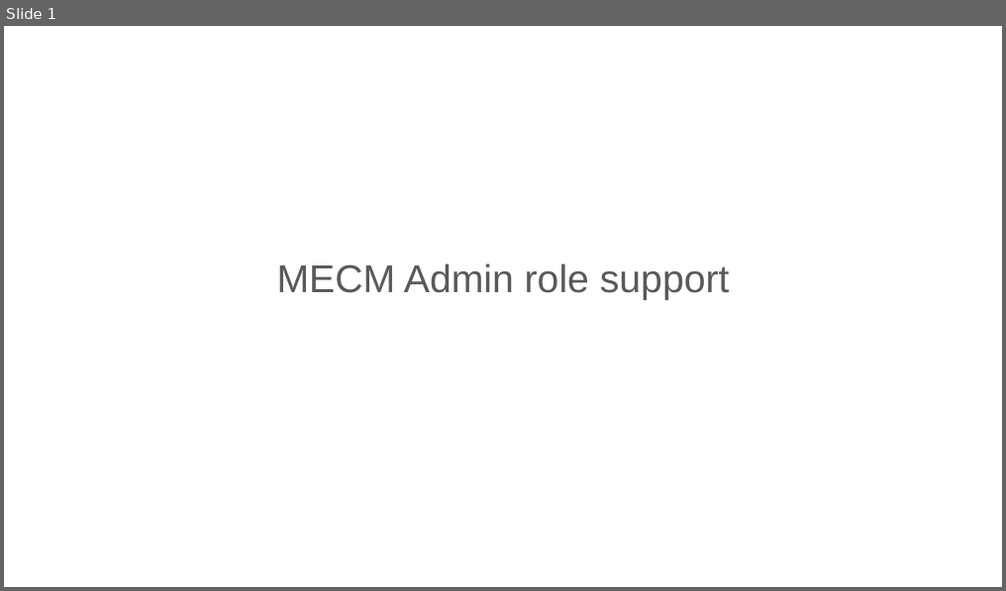
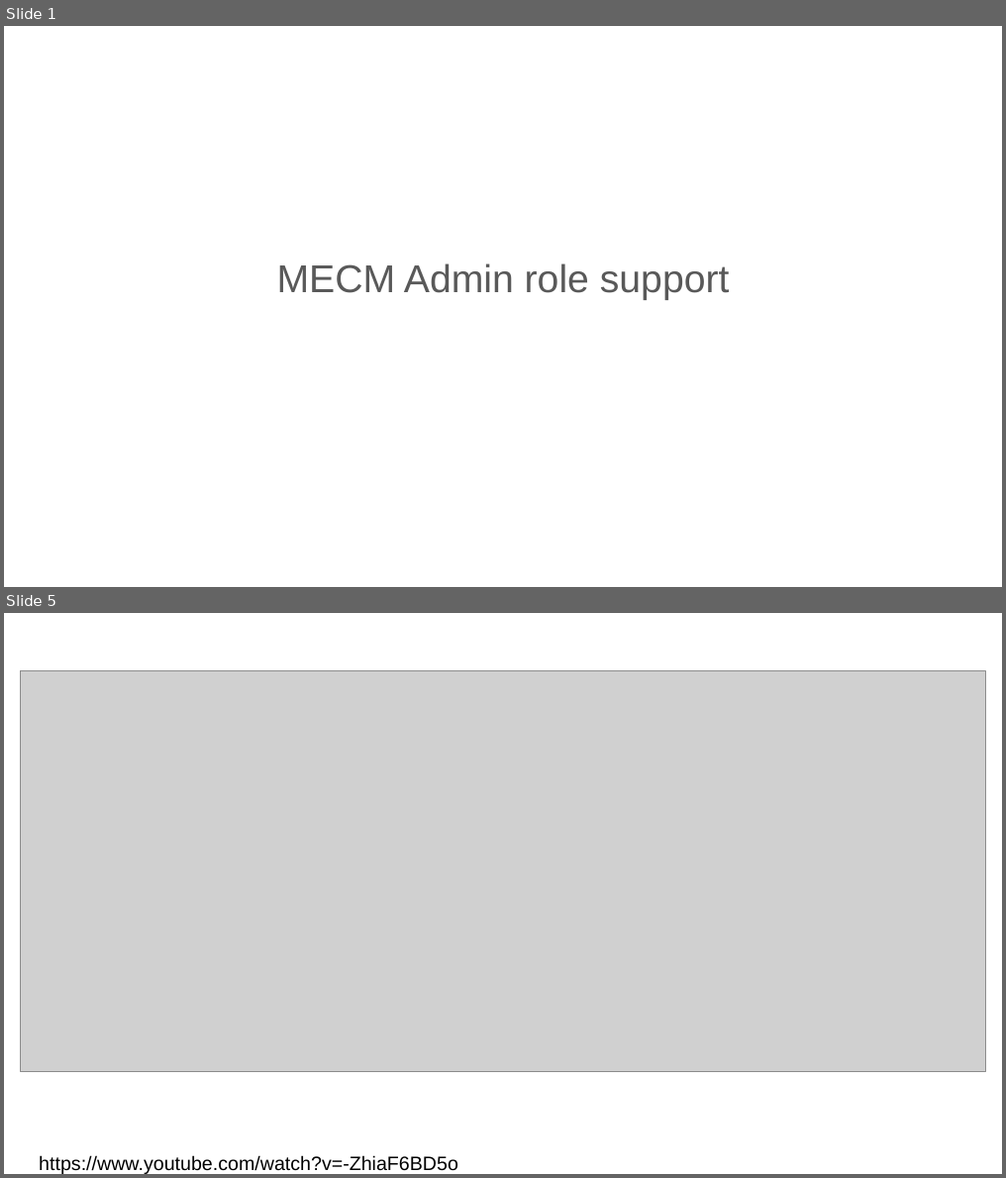
Before and after one commit to EdgeGallery/community, a slide deck: MECM PT/Release V1.1/MECM admin role support.pptx. Shown one above the other, each under a label of ours: slide 1 before the commit, slides 1 and 5 after it; the slides between them are not shown. The pictures are 1006x591 and 1006x1178 pixels, drawn with LibreOffice and Linux fonts; fonts in the diff are those of the drawing; grey boxes stand for pictures. Boxes give left, top, right and bottom in pixels: in the first picture for what was removed or moved away, otherwise in the second. Text is boxed around its words. In the diff, an @@ line names an element or a change of style, - is before the commit and + after.

```diff
--- a/MECM PT/Release V1.1/MECM admin role support.pptx
+++ b/MECM PT/Release V1.1/MECM admin role support.pptx
@@ slide 5 added at box(4, 613, 1002, 1174), background #FFFFFF @@
@@ picture added at box(21, 671, 986, 1073) @@
@@ text added at box(39, 1156, 458, 1174), 14 pt, text #000000 @@
+https://www.youtube.com/watch?v=-ZhiaF6BD5o
```
Also in this commit, not shown: 2 slides changed, 10 other slides added, 1 slide removed.
